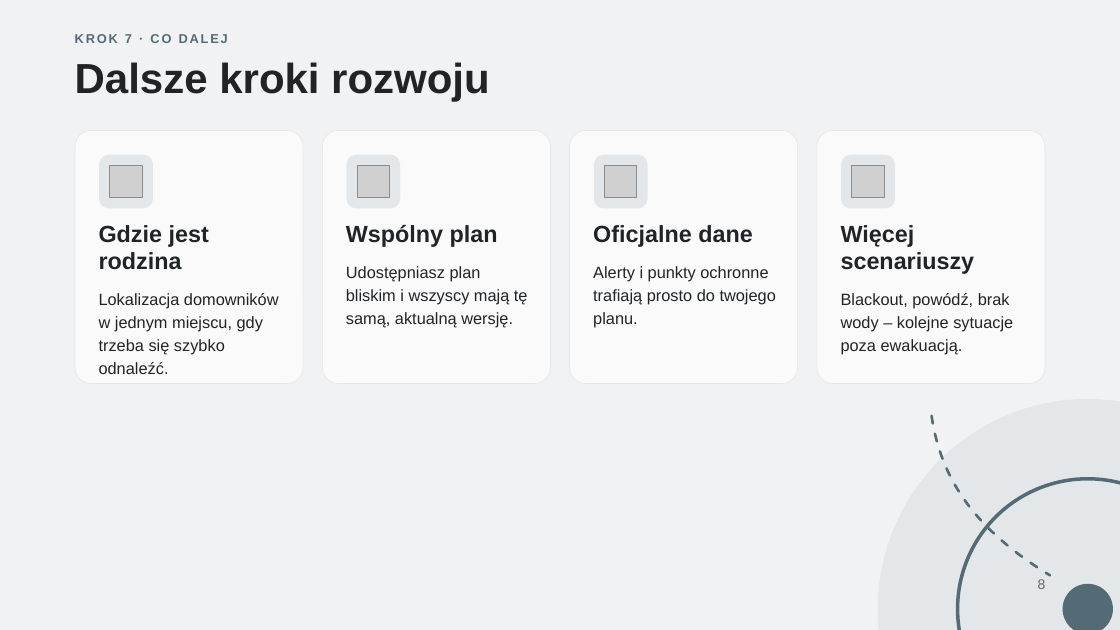
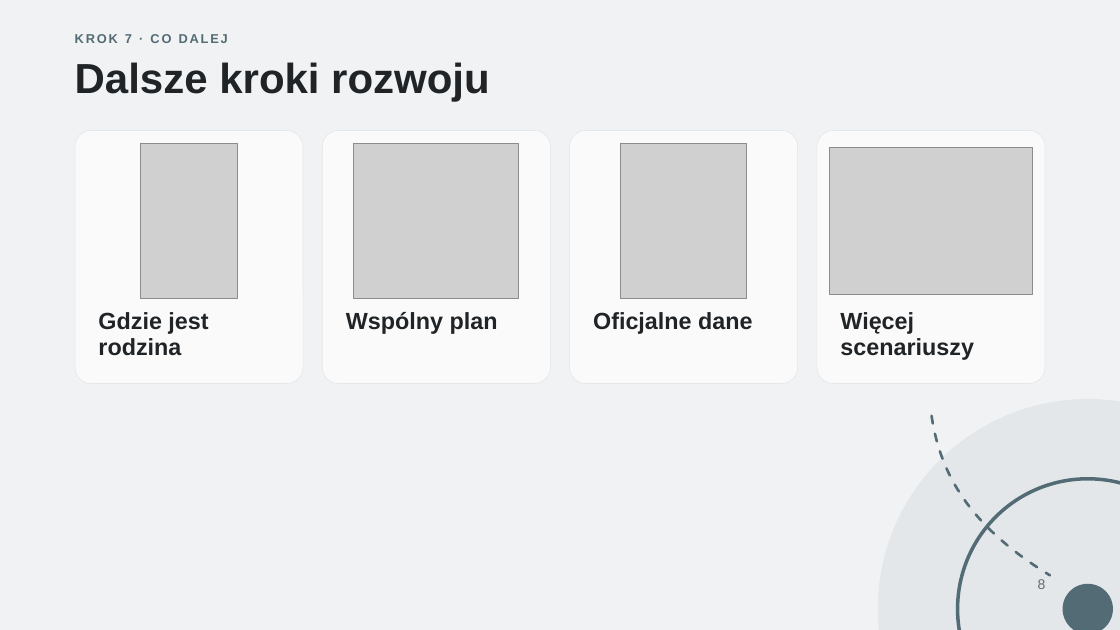
Before and after one commit to jazlik/turbo-defence, a slide deck: slide 8 of context/foundation/prezentacja/W_razie_W_HackYeah_2026_wersja_robocza.pptx. Drawn at 1120x630 pixels with LibreOffice and Linux fonts; fonts in the diff are those of the drawing; grey boxes stand for pictures. Boxes give left, top, right and bottom in pixels: in the first picture for what was removed or moved away, otherwise in the second. Text is boxed around its words. In the diff, an @@ line names an element or a change of style, - is before the commit and + after.

Commit message:
docs: use illustrations on the next-steps slide

```diff
--- a/context/foundation/prezentacja/W_razie_W_HackYeah_2026_wersja_robocza.pptx
+++ b/context/foundation/prezentacja/W_razie_W_HackYeah_2026_wersja_robocza.pptx
@@ picture added at (140,143,238,298) @@
@@ picture added at (354,143,518,298) @@
@@ picture added at (621,143,747,298) @@
@@ picture added at (830,147,1033,295) @@
@@ rounded rectangle removed at (99,155,153,208) @@
@@ picture removed at (110,166,142,197) @@
@@ rounded rectangle removed at (346,155,400,208) @@
@@ picture removed at (357,166,389,197) @@
@@ rounded rectangle removed at (594,155,648,208) @@
@@ picture removed at (605,166,637,197) @@
@@ rounded rectangle removed at (841,155,895,208) @@
@@ picture removed at (852,166,884,197) @@
@@ text removed at (346,266,528,328) @@
-Udostępniasz plan bliskim i wszyscy mają tę samą, aktualną wersję.
@@ text removed at (593,266,776,328) @@
-Alerty i punkty ochronne trafiają prosto do twojego planu.
@@ text removed at (99,293,279,374) @@
-Lokalizacja domowników w jednym miejscu, gdy trzeba się szybko odnaleźć.
@@ text removed at (841,293,1013,355) @@
-Blackout, powódź, brak wody – kolejne sytuacje poza ewakuacją.
@@ text "Gdzie jest rodzina": place and size @@
-text "Gdzie jest rodzina" at (99,225,209,270)
+text "Gdzie jest rodzina" at (98,312,208,356)
@@ text "Wspólny plan": place and size @@
-text "Wspólny plan" at (346,225,498,247)
+text "Wspólny plan" at (346,312,498,334)
@@ text "Oficjalne dane": place and size @@
-text "Oficjalne dane" at (593,225,752,247)
+text "Oficjalne dane" at (593,312,752,334)
@@ text "Więcej scenariuszy": place and size @@
-text "Więcej scenariuszy" at (841,225,975,274)
+text "Więcej scenariuszy" at (840,312,974,360)
```
Also in this commit, not shown: 8 other files.
